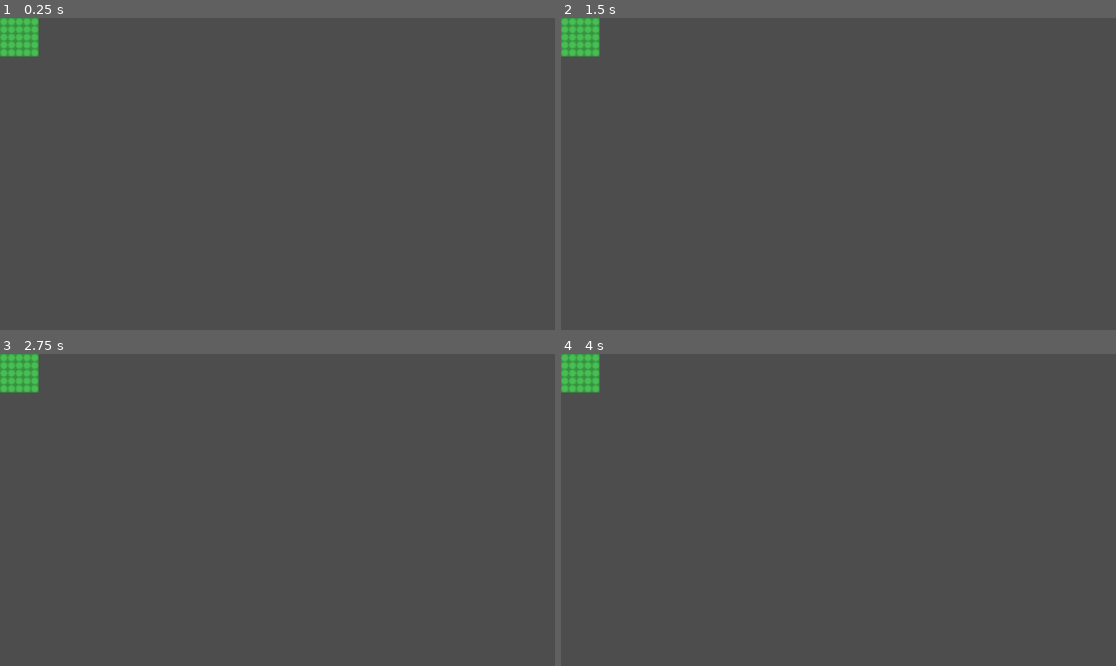
Above: before the commit, frames 1-4 (two rows, left to right).
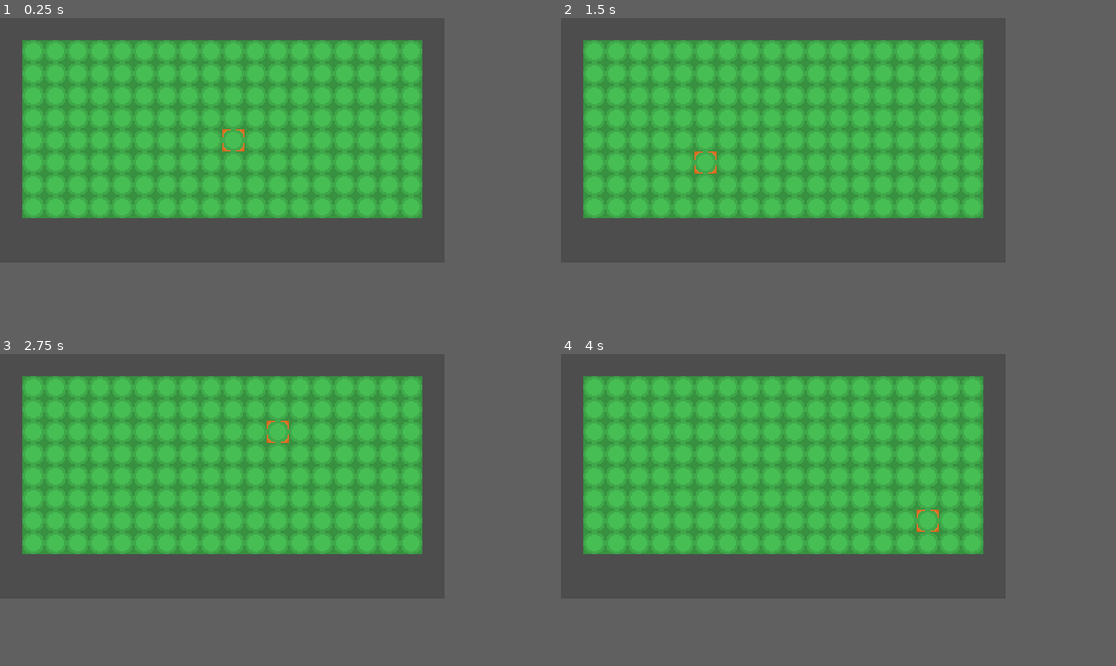
Above: after the commit, the same moments.

Repository: naixsu/CARABAO
Game: Godot game, scene res://Scenes/Main.tscn
Same seed, same stepped clock (60 frames per second), same inputs: the game is played once before the commit and once after it.
Inputs (mouse positions are in pixels of both pictures, inside the frame that each line leads up to):
- Up to frame 1 (0.25 s): no input
- Up to frame 2 (1.5 s): tap Enter at 0.5 s; move the mouse to (960, 158) at 0.52 s; tap Space at 1.25 s; move the mouse to (727, 189) at 1.27 s
- Up to frame 3 (2.75 s): tap Enter at 2 s; move the mouse to (333, 441) at 2.02 s
- Up to frame 4 (4 s): tap Space at 2.75 s; move the mouse to (810, 572) at 2.77 s; tap Enter at 3.5 s; move the mouse to (1005, 556) at 3.52 s
The window is 799x449 before the commit and 640x352 after it. Grey fills any space a smaller window leaves; there, only what the larger window draws over its background counts as a difference.

The runs differ from the first frame. In frame 1, 42% of the frame differs, in the area x 0-77%, y 0-65%; in frame 2, 42%; in frame 3, 42%; in frame 4, 42%.

Commit message:
Hover tile

Diff:
--- a/Scripts/TileMap.gd
+++ b/Scripts/TileMap.gd
@@ -4,19 +4,63 @@
 var gridSize = 5
 var tileDict = {}
 
+var rows = 11
+var cols = 20
+
+var tile : Vector2
+
 func _ready():
-	for x in gridSize:
-		for y in gridSize:
-			var pos = Vector2(x, y)
+	# Init
+	# Godot does cols first
+	init()
 
-			tileDict[str(pos)] = {
-				"type": "grass"
-			}
-
-			set_cell(0, pos, 0, Vector2i(0, 0), 0)
 
 func _process(_delta):
-	var tile = local_to_map(get_global_mouse_position())
+	tile = local_to_map(get_global_mouse_position())
 
-	#if tileDict.has(str(tile)):
-		#set_cell(1, tile, 1, Vector2i(0, 0), 0)
+	erase_tiles()
+	hover_tile()
+
+
+
+func erase_tiles():
+	for col in cols:
+		for row in rows:
+			if col == 0 or col == cols - 1\
+			or row == 0 or row == rows - 1 or row == rows - 2:
+				continue
+
+			var pos = Vector2(col, row)
+
+			erase_tile(1, pos)
+
+func erase_tile(layer: int, pos: Vector2):
+	erase_cell(layer, pos)
+
+func hover_tile():
+	if tileDict.has(str(tile)):
+		var tileObj = tileDict[str(tile)]
+		if not tileObj.hasSeed or not tileObj.tilled:
+			set_cell(1, tile, 1, Vector2i(0, 0), 0)
+
+
+func init_set_tile(pos: Vector2):
+	tileDict[str(pos)] = {
+		"type": "grass",
+		"hasSeed": false,
+		"fullGrown": false,
+		"tilled": false
+	}
+	set_cell(0, pos, 0, Vector2i(0, 0), 0)
+
+
+func init():
+	for col in cols:
+		for row in rows:
+			if col == 0 or col == cols - 1\
+			or row == 0 or row == rows - 1 or row == rows - 2:
+				continue
+
+			var pos = Vector2(col, row)
+
+			init_set_tile(pos)
--- a/project.godot
+++ b/project.godot
@@ -15,6 +15,14 @@
 config/features=PackedStringArray("4.2", "Mobile")
 config/icon="res://icon.svg"
 
+[display]
+
+window/size/viewport_width=320
+window/size/viewport_height=176
+window/size/window_width_override=1152
+window/size/window_height_override=640
+window/stretch/mode="viewport"
+
 [rendering]
 
 renderer/rendering_method="mobile"
